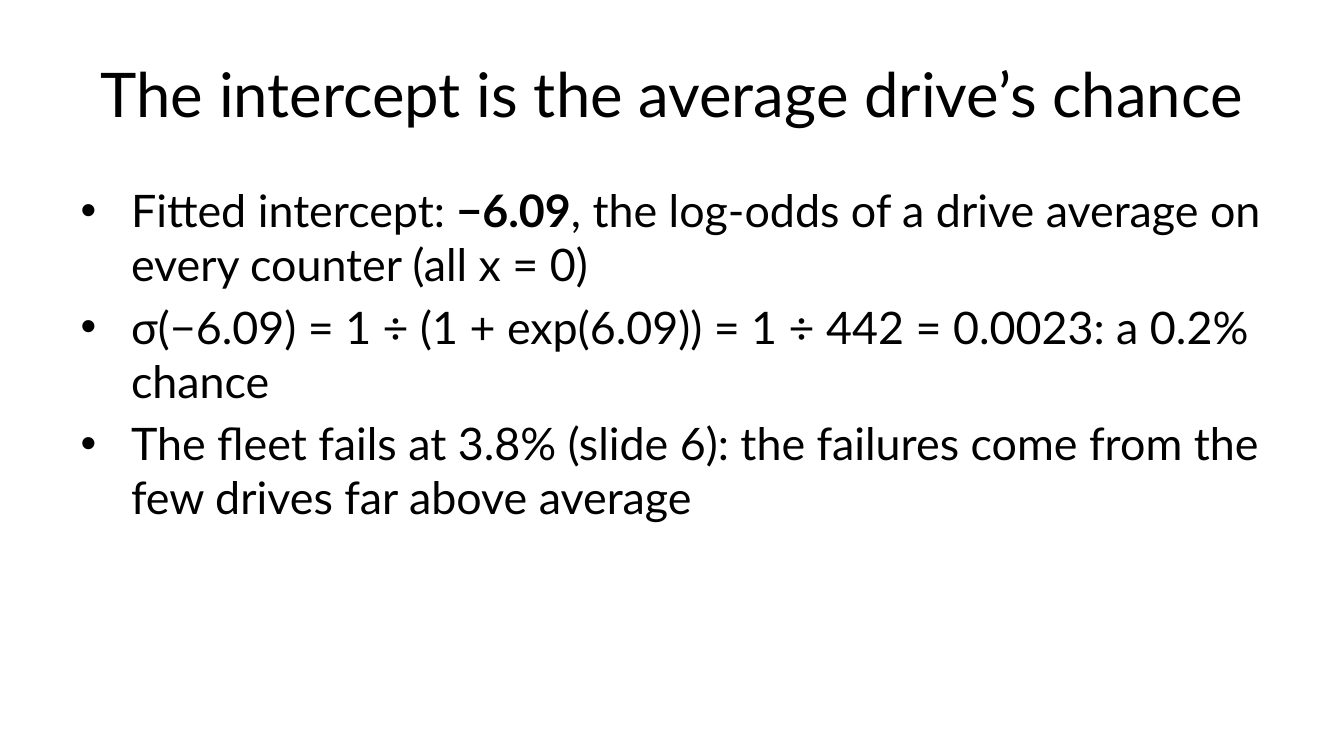
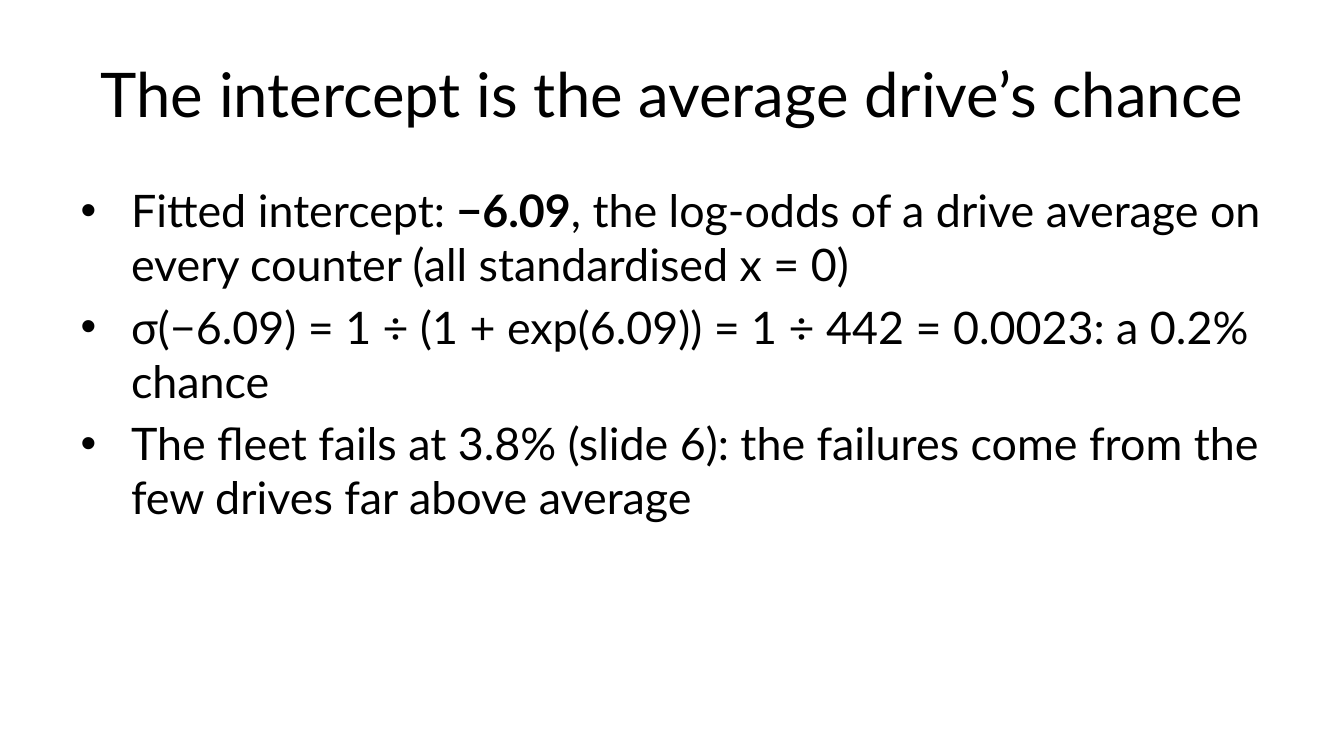
Before and after one commit to fabioantonini/technologies-for-artificial-intelligence, a slide deck: slide 15 of Lessons/04_classification_and_metrics/Slides/classification_and_metrics_slides.pptx. Drawn at 1344x756 pixels with LibreOffice and Linux fonts; fonts in the diff are those of the drawing; background and template pictures are left out. Boxes give left, top, right and bottom in pixels: in the first picture for what was removed or moved away, otherwise in the second. Text is boxed around its words. In the diff, an @@ line names an element or a change of style, - is before the commit and + after.

```diff
--- a/Lessons/04_classification_and_metrics/Slides/classification_and_metrics_slides.pptx
+++ b/Lessons/04_classification_and_metrics/Slides/classification_and_metrics_slides.pptx
@@ text at [131,194,1260,289]: text changed @@
-• Fitted intercept: −6.09, the log-odds of a drive average on every counter (all x = 0)
+• Fitted intercept: −6.09, the log-odds of a drive average on every counter (all standardised x = 0)
```
Also in this commit, not shown: 4 other files.
